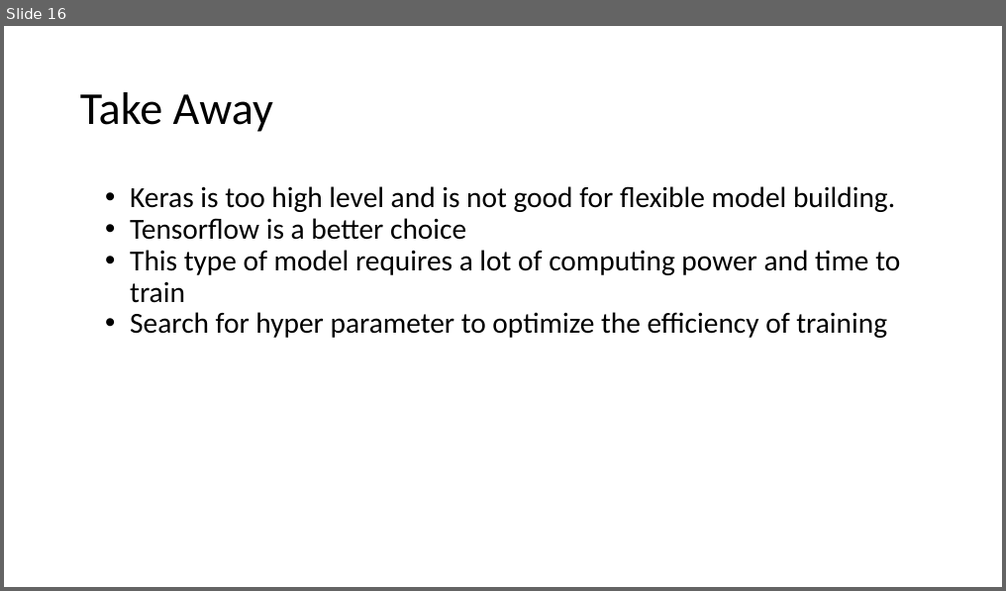
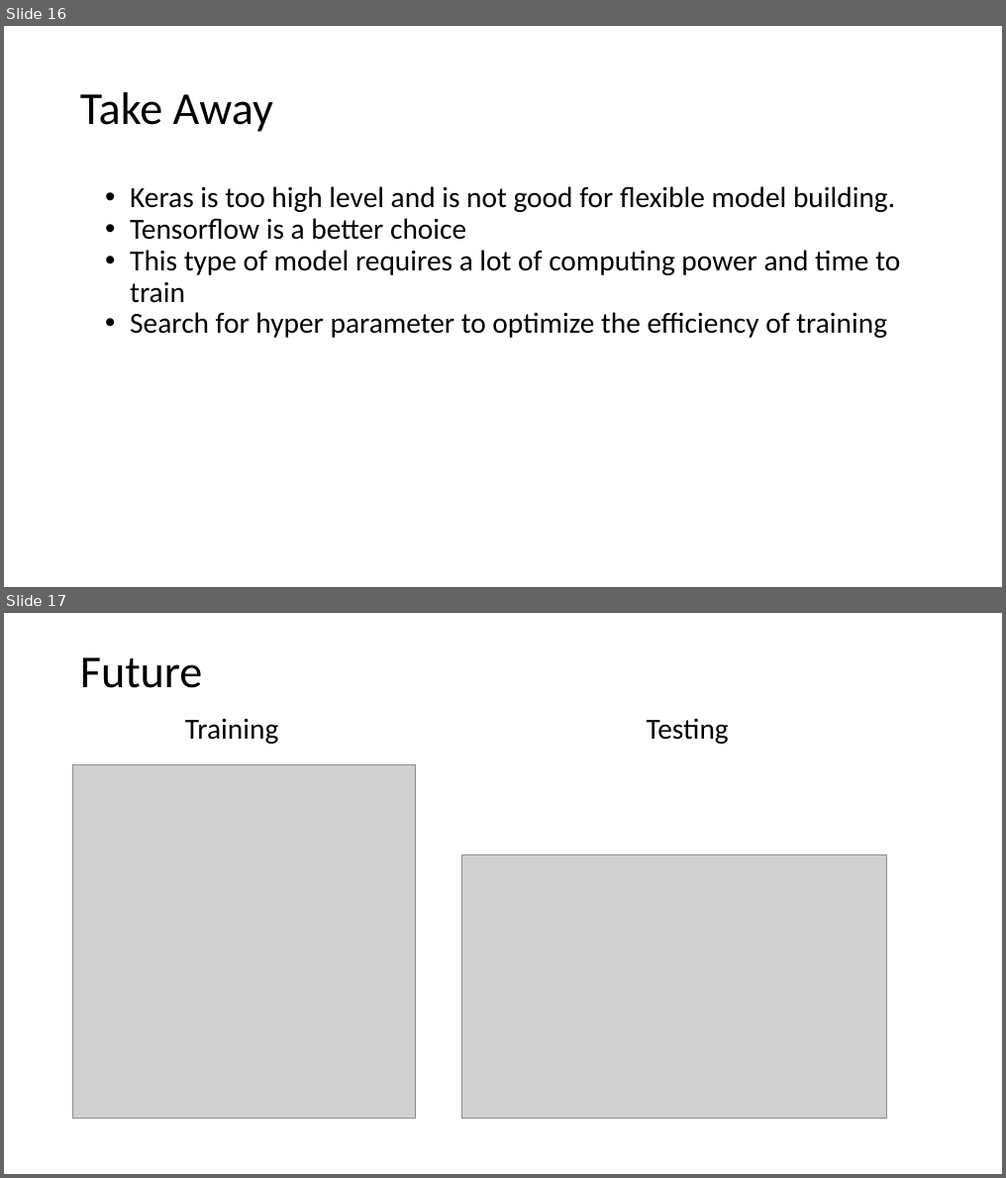
Before and after one commit to minhengwu/DL_final, a slide deck: Show_and_Tell.pptx. Shown one above the other, each under a label of ours: slide 16 before the commit, slides 16 and 17 after it. The pictures are 1006x591 and 1006x1178 pixels, drawn with LibreOffice and Linux fonts; fonts in the diff are those of the drawing; grey boxes stand for pictures. Boxes give left, top, right and bottom in pixels: in the first picture for what was removed or moved away, otherwise in the second. Text is boxed around its words. In the diff, an @@ line names an element or a change of style, - is before the commit and + after.

```diff
--- a/Show_and_Tell.pptx
+++ b/Show_and_Tell.pptx
@@ slide 17 added at [4,613,1002,1174], background #FFFFFF @@
@@ title added at [80,658,203,688], 33 pt, text #000000 @@
+Future
@@ text added at [185,718,729,744], 21 pt, text #000000 @@
+Training Testing
@@ picture added at [73,764,415,1119] @@
@@ picture added at [462,856,887,1119] @@
```
Also in this commit, not shown: 1 other file.
